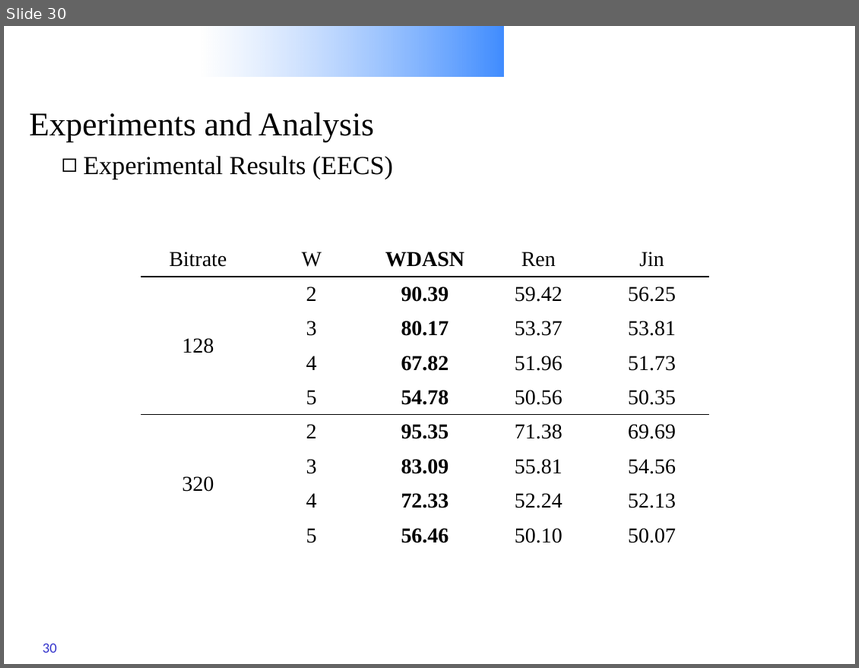
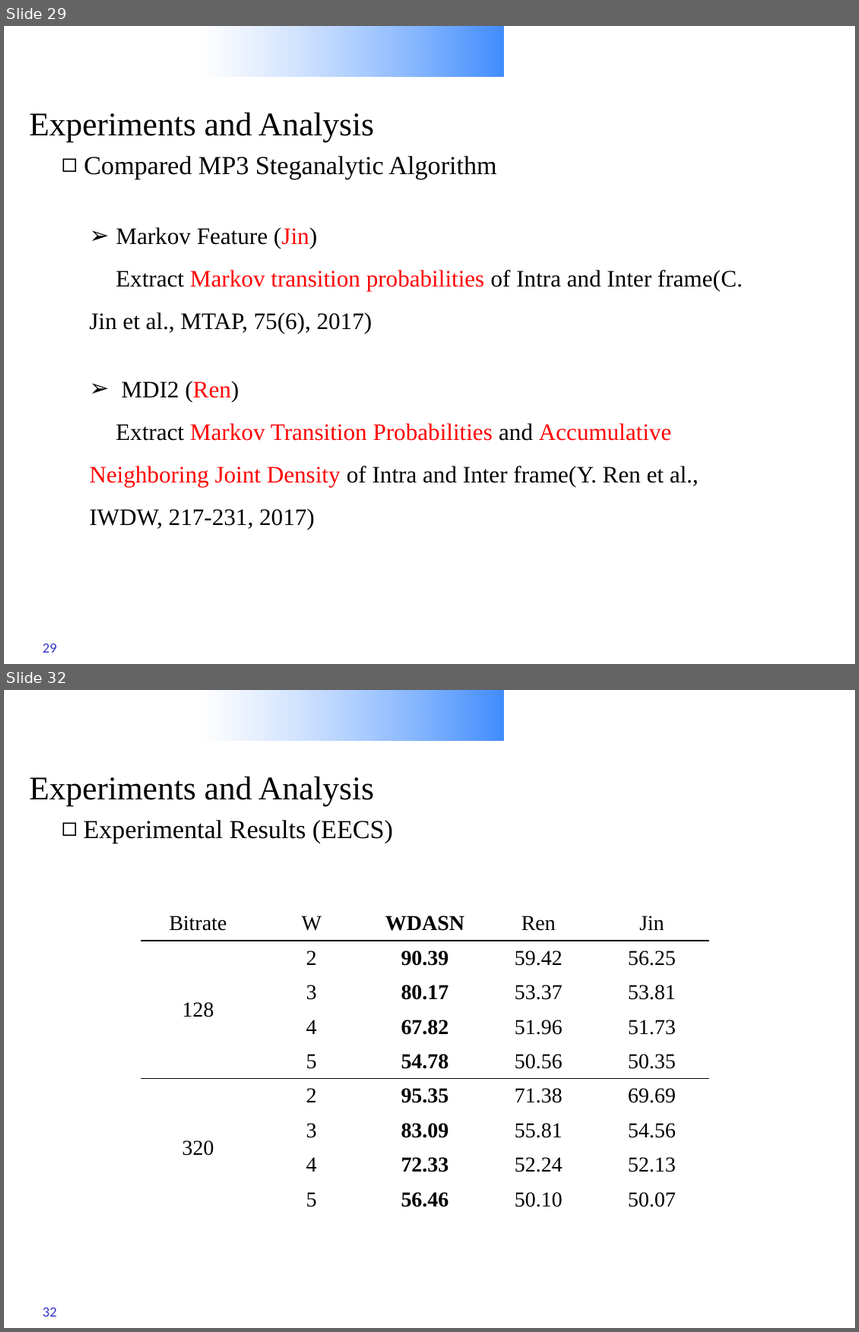
Before and after one commit to Charleswyt/tf_audio_steganalysis, a slide deck: CNN-based Steganalysis of MP3 Steganography in the Entropy Code Domain.pptx. Shown one above the other, each under a label of ours: slide 30 before the commit, slides 29 and 32 after it; the slides between them are not shown. The pictures are 859x668 and 859x1332 pixels, drawn with LibreOffice and Linux fonts; fonts in the diff are those of the drawing; background and template pictures are left out. Boxes give left, top, right and bottom in pixels: in the first picture for what was removed or moved away, otherwise in the second. Text is boxed around its words. In the diff, an @@ line names an element or a change of style, - is before the commit and + after.

```diff
--- a/CNN-based Steganalysis of MP3 Steganography in the Entropy Code Domain.pptx
+++ b/CNN-based Steganalysis of MP3 Steganography in the Entropy Code Domain.pptx
@@ slide 29 added at [4,26,855,664], background #FFFFFF; not listed: 2 template elements that a slide beside it also shows @@
@@ text added at [29,112,374,142], 28 pt, text #000000 @@
+Experiments and Analysis
@@ text added at [84,156,496,180], 22 pt, text #000000 @@
+◻ Compared MP3 Steganalytic Algorithm
@@ text added at [89,227,743,334], 20 pt, text #000000 @@
+➢ Markov Feature (Jin)
+Extract Markov transition probabilities of Intra and Inter frame(C. Jin et al., MTAP, 75(6), 2017)
@@ text added at [89,381,699,530], 20 pt, text #FF0000 @@
+➢ MDI2 (Ren)
+Extract Markov Transition Probabilities and Accumulative
+Neighboring Joint Density of Intra and Inter frame(Y. Ren et al., IWDW, 217-231, 2017)
@@ what was slide 30 is now slide 32 @@
@@ page number at [43,1308,57,1317]: text changed @@
-30
+32
```
Also in this commit, not shown: 6 slides changed, 1 other slide added.
